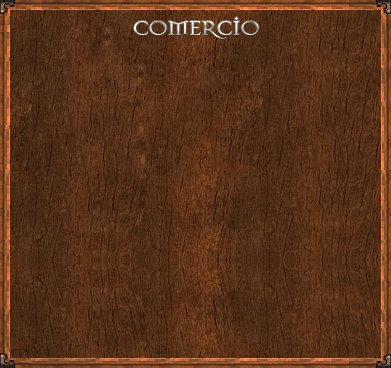
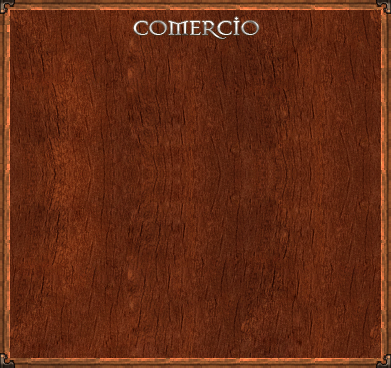
Before/after of a 391x368 layered artwork. What changed in the layer stack:
painted on "Capa 2" over <box>10,10,381,358</box>
added layer "Capa 3" over <box>10,10,381,358</box>
